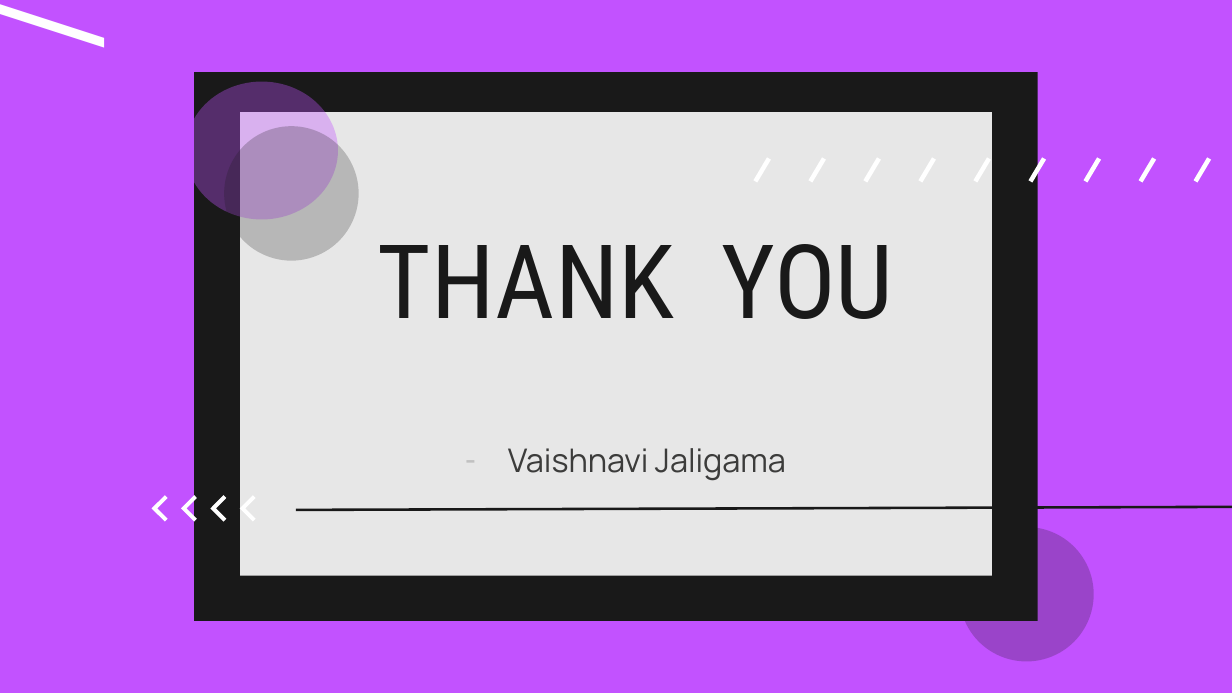
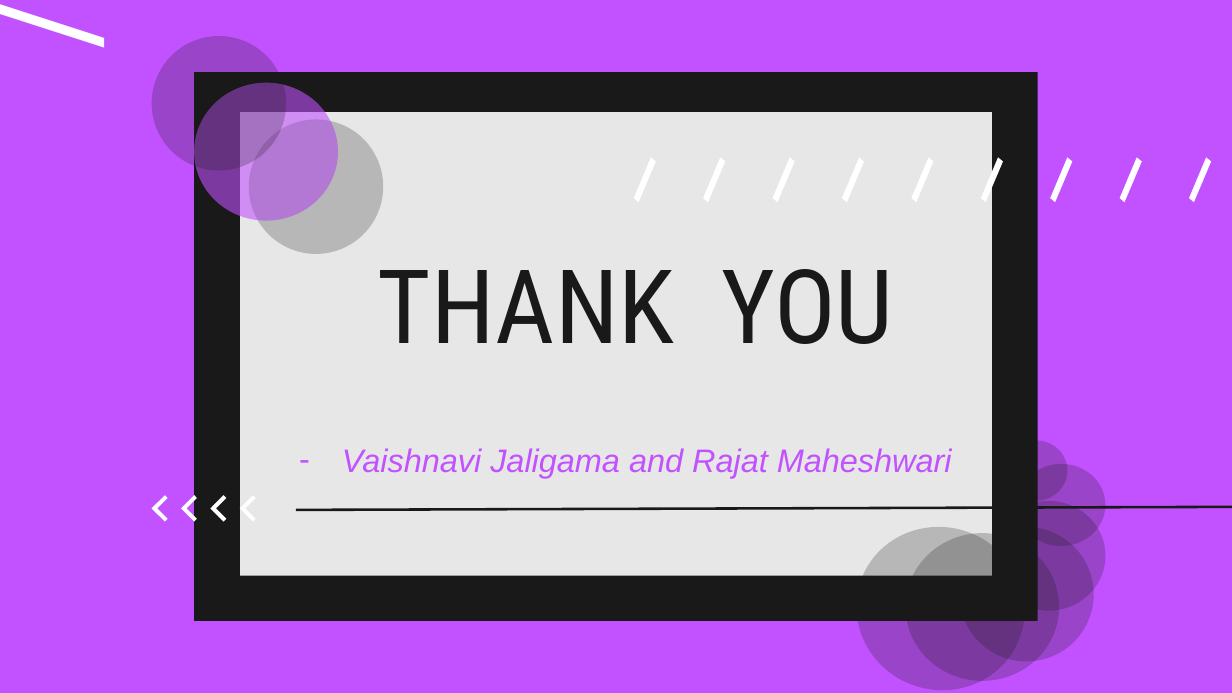
Before and after one commit to rajatmaheshwari17/AIEA-Lab, a slide deck: slide 18 of Task - 4/Task - 4.pptx. Drawn at 1232x693 pixels with LibreOffice and Linux fonts; fonts in the diff are those of the drawing. Boxes give left, top, right and bottom in pixels: in the first picture for what was removed or moved away, otherwise in the second. Text is boxed around its words. In the diff, an @@ line names an element or a change of style, - is before the commit and + after.

```diff
--- a/Task - 4/Task - 4.pptx
+++ b/Task - 4/Task - 4.pptx
@@ ellipse added at box(152, 36, 286, 170), fill #191919 at 23% opacity @@
@@ ellipse: place and size @@
-ellipse at box(186, 81, 339, 219)
+ellipse at box(195, 83, 339, 221)
@@ ellipse added at box(195, 83, 339, 221), fill #C252FF at 36% opacity @@
@@ ellipse: place and size @@
-ellipse at box(224, 126, 359, 260)
+ellipse at box(249, 120, 383, 254)
@@ freeform shape: place and size @@
-freeform shape at box(754, 158, 771, 182)
+freeform shape at box(633, 158, 655, 202)
@@ freeform shape: place and size @@
-freeform shape at box(808, 158, 825, 182)
+freeform shape at box(703, 158, 726, 202)
@@ freeform shape: place and size @@
-freeform shape at box(864, 158, 881, 182)
+freeform shape at box(772, 158, 795, 202)
@@ freeform shape: place and size @@
-freeform shape at box(918, 158, 935, 182)
+freeform shape at box(841, 158, 864, 202)
@@ freeform shape: place and size @@
-freeform shape at box(973, 158, 991, 182)
+freeform shape at box(912, 158, 934, 202)
@@ freeform shape: place and size @@
-freeform shape at box(1029, 158, 1046, 182)
+freeform shape at box(981, 158, 1003, 202)
@@ freeform shape: place and size @@
-freeform shape at box(1084, 158, 1101, 182)
+freeform shape at box(1050, 158, 1072, 202)
@@ freeform shape: place and size @@
-freeform shape at box(1138, 158, 1156, 182)
+freeform shape at box(1120, 158, 1142, 202)
@@ freeform shape: place and size @@
-freeform shape at box(1194, 158, 1211, 182)
+freeform shape at box(1189, 158, 1211, 202)
@@ title "THANK YOU": place and size @@
-title "THANK YOU" at box(378, 244, 894, 319)
+title "THANK YOU" at box(378, 269, 894, 344)
@@ subtitle at box(342, 448, 952, 478): text changed; font Manrope to Arial; text colour #3C3C3B to #C252FF; italic on @@
-– Vaishnavi Jaligama
+– Vaishnavi Jaligama and Rajat Maheshwari
@@ ellipse added at box(1004, 440, 1067, 500), fill #191919 at 23% opacity @@
@@ ellipse added at box(1018, 464, 1106, 547), fill #191919 at 23% opacity @@
@@ ellipse added at box(834, 504, 1047, 693), fill #191919 at 23% opacity @@
@@ ellipse added at box(992, 501, 1105, 611), fill #191919 at 23% opacity @@
@@ ellipse added at box(906, 533, 1060, 681), fill #191919 at 23% opacity @@
```
Also in this commit, not shown: 2 other files.
